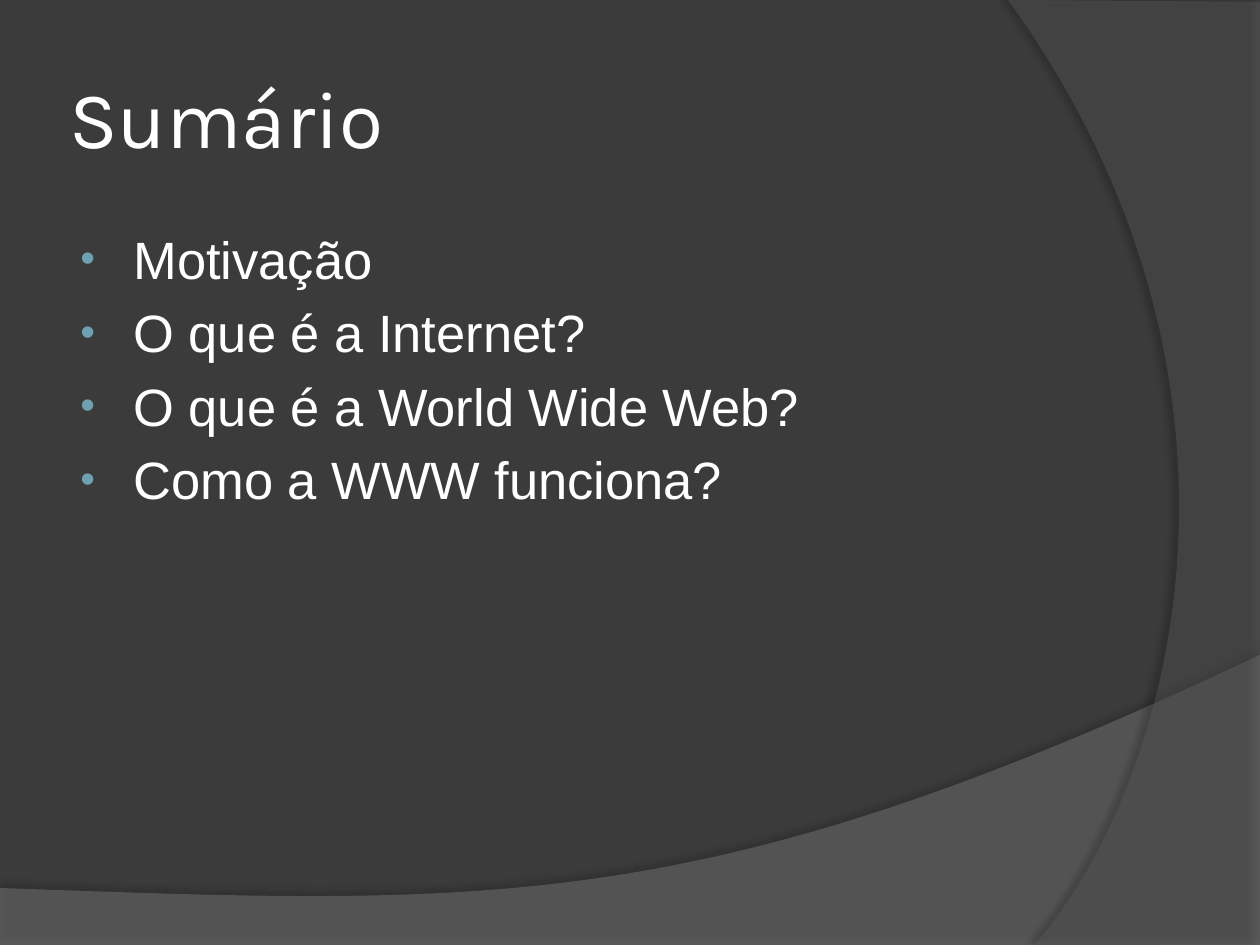
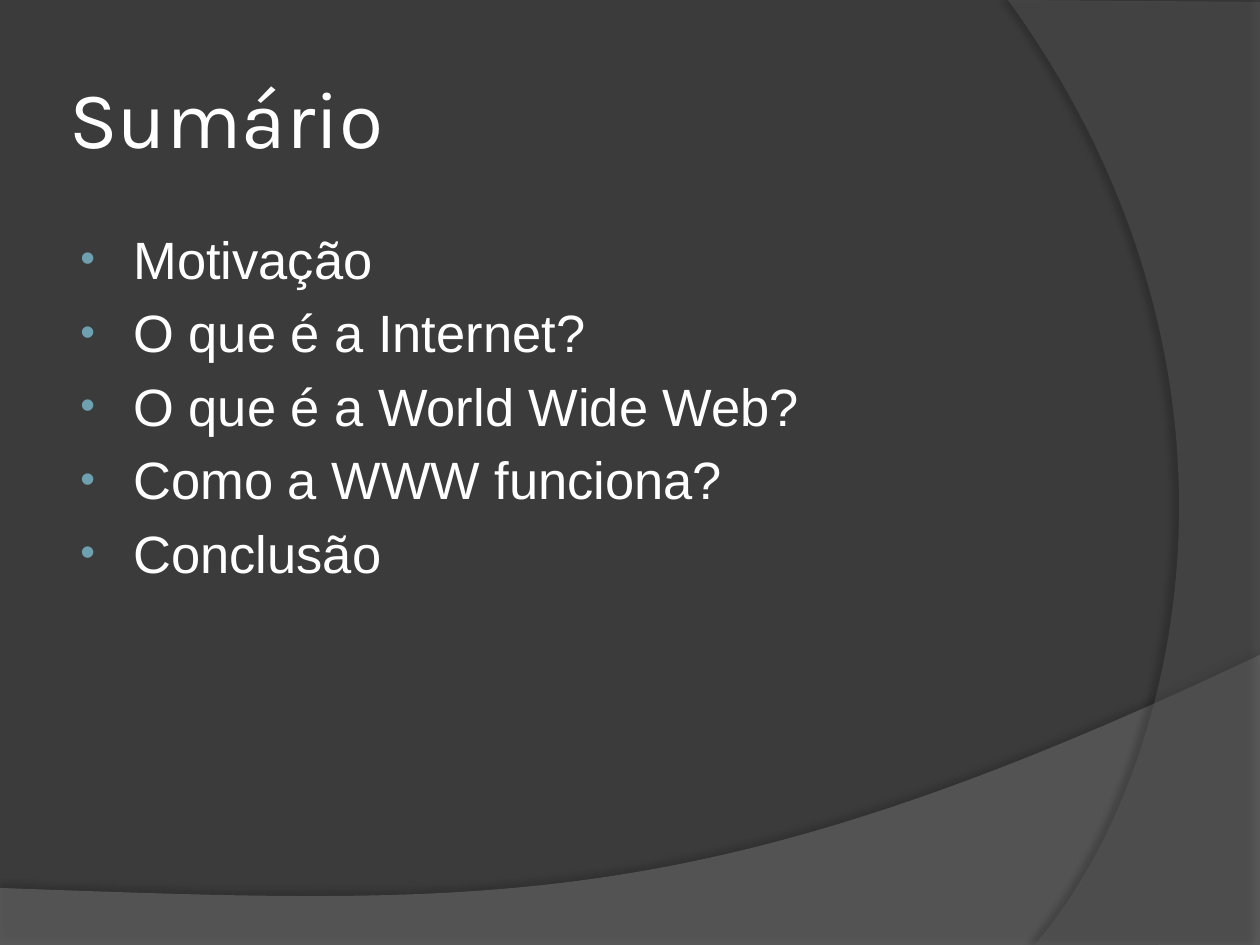
Before and after one commit to wind39/wind39.github.io, a slide deck: slide 2 of curso/modulo4capitulo1.pptx. Drawn at 1260x945 pixels with LibreOffice and Linux fonts; fonts in the diff are those of the drawing. Boxes give left, top, right and bottom in pixels: in the first picture for what was removed or moved away, otherwise in the second. Text is boxed around its words. In the diff, an @@ line names an element or a change of style, - is before the commit and + after.

```diff
--- a/curso/modulo4capitulo1.pptx
+++ b/curso/modulo4capitulo1.pptx
@@ text at (x1=133, y1=535, x2=381, y2=574): paragraph added @@
+• Conclusão
```
Also in this commit, not shown: 1 other slide changed, 11 slides added, 19 other files.
